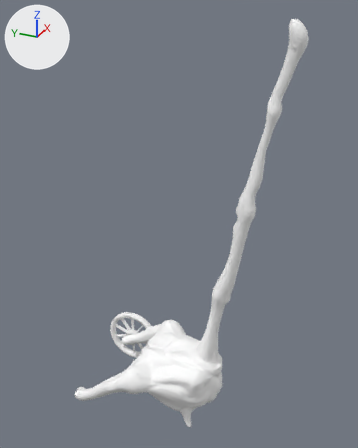
The Blender file Two Wheeled Creature/Assets/Models/Creature/Creature.blend as it was, and as the next commit left it.
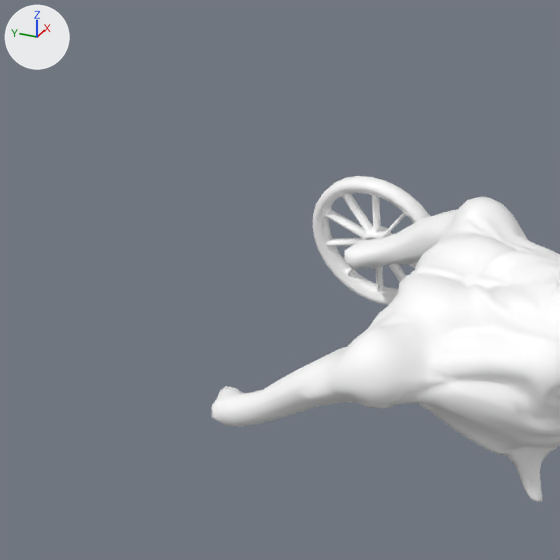
Each version is shown whole from a 50 mm lens placed at (-5.28, -2.63, 5.8), pointed at (0.17, -0.18, 3.07), then close up on the part from 0% to 55% of the width and 56% to 100% of the height. Lighting does not change. The marker at upper left points along +X, +Y and +Z.

Objects in the first close-up: 'Creature', 'WheelL'.
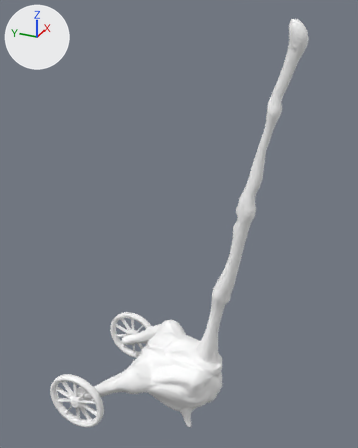
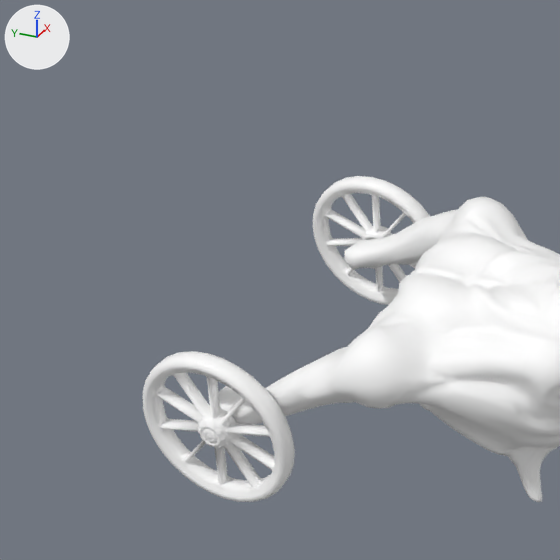
Commit message: Rebaked Creature Ambient Occlusion.

The edits, one by one:
Object 'WheelR' (ob_wheelr) is now shown.

Pixel boxes (x1, y1, x2, y2) of what changed, in the close-ups (560 x 560 px):
'WheelR', shown: after (143, 351, 295, 502)
